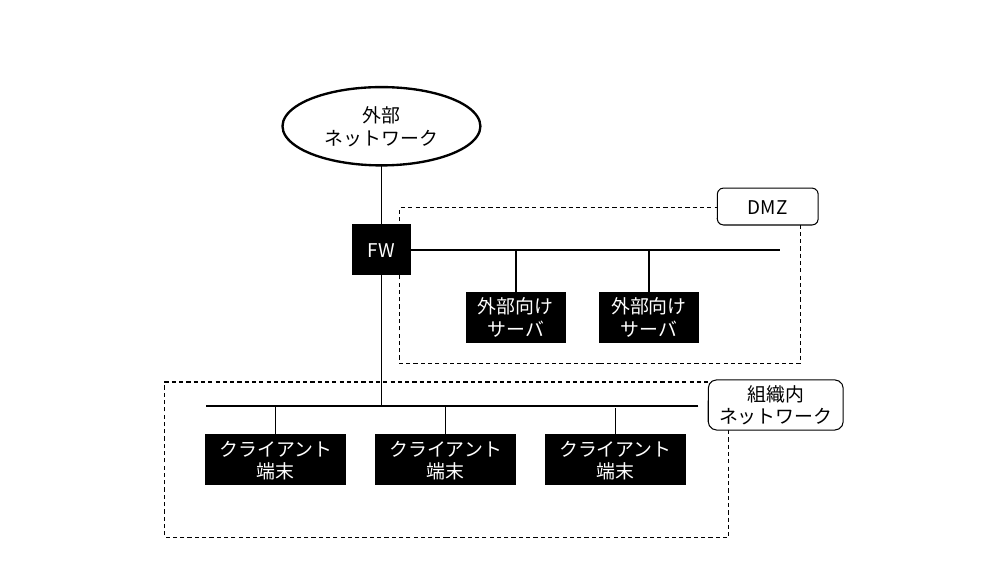
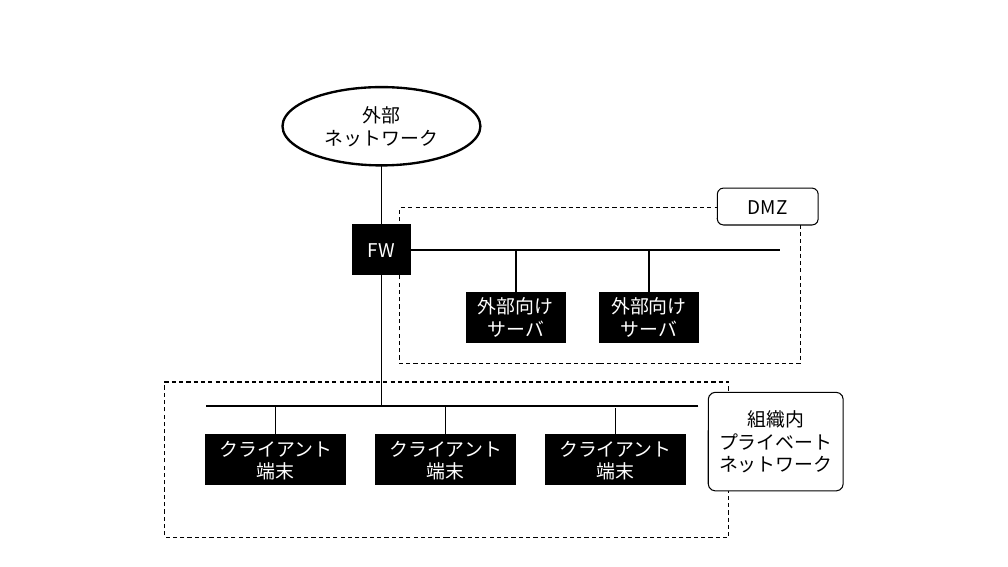
Before and after one commit to akirakanaoka/ouj_infosecintro, a slide deck: slide 4 of 図表用.pptx. Drawn at 1008x567 pixels with LibreOffice and Linux fonts; fonts in the diff are those of the drawing. Boxes give left, top, right and bottom in pixels: in the first picture for what was removed or moved away, otherwise in the second. Text is boxed around its words. In the diff, an @@ line names an element or a change of style, - is before the commit and + after.

```diff
--- a/図表用.pptx
+++ b/図表用.pptx
@@ rounded rectangle "組織内 プライベート ネットワーク": place and size @@
-rounded rectangle "組織内 プライベート ネットワーク" at box(709, 380, 843, 430)
+rounded rectangle "組織内 プライベート ネットワーク" at box(709, 392, 843, 491)
@@ rounded rectangle "組織内 プライベート ネットワーク" at box(709, 392, 843, 491): proportions changed @@
@@ text in rounded rectangle at box(719, 410, 832, 472): text changed @@
-組織内
-ネットワーク
+組織内
+プライベート
+ネットワーク
```
Also in this commit, not shown: 1 slide added, 2 other files.
